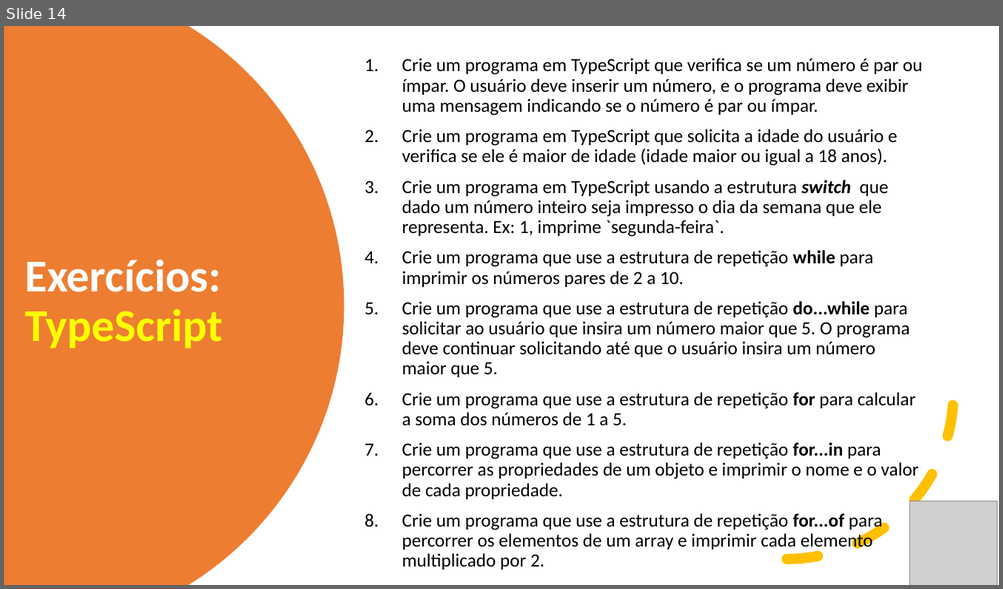
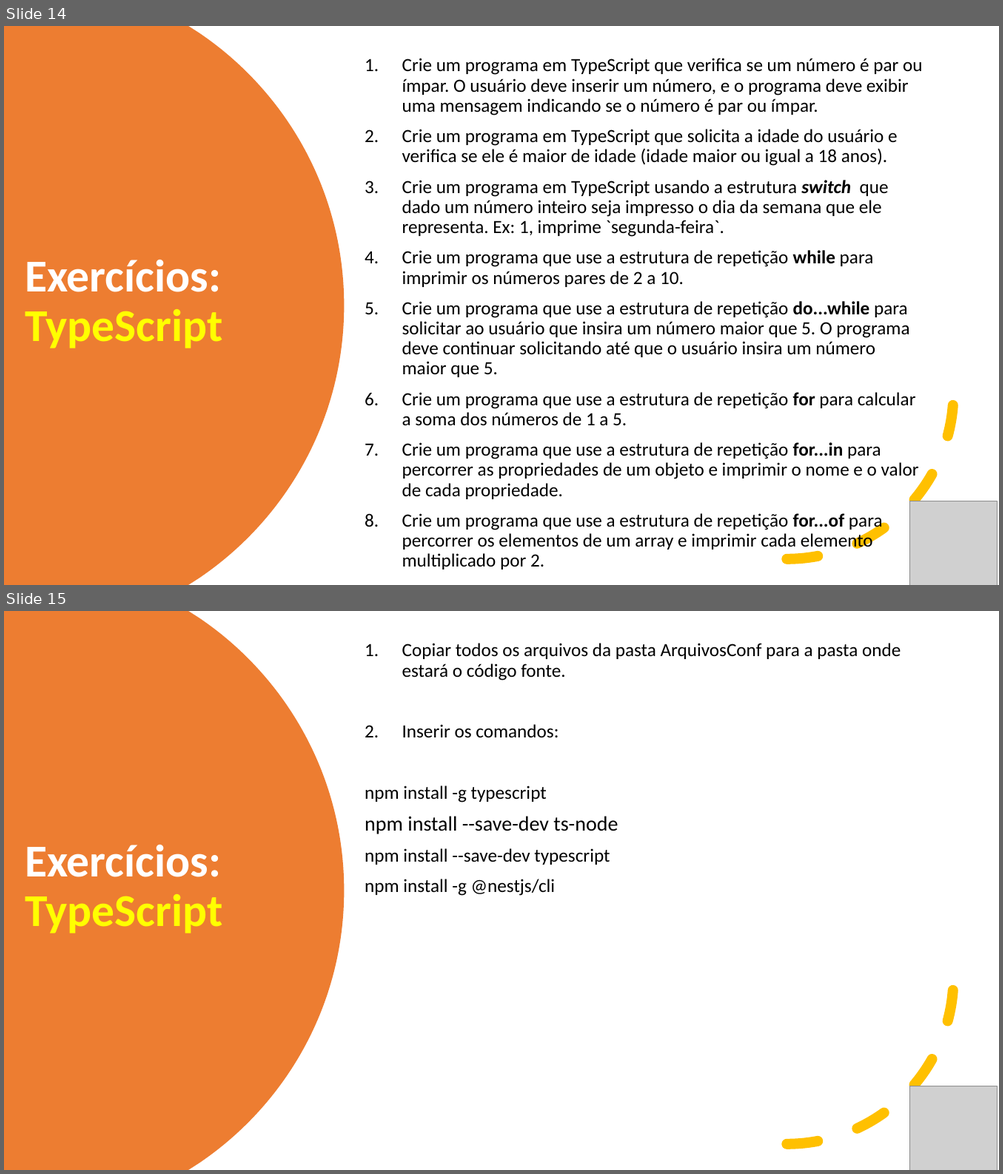
Before and after one commit to aclaytonbr/cursos, a slide deck: POO/aulas/aula3/Aula_3.pptx. Shown one above the other, each under a label of ours: slide 14 before the commit, slides 14 and 15 after it. The pictures are 1003x589 and 1003x1174 pixels, drawn with LibreOffice and Linux fonts; fonts in the diff are those of the drawing; grey boxes stand for pictures. Boxes give left, top, right and bottom in pixels: in the first picture for what was removed or moved away, otherwise in the second. Text is boxed around its words. In the diff, an @@ line names an element or a change of style, - is before the commit and + after.

```diff
--- a/POO/aulas/aula3/Aula_3.pptx
+++ b/POO/aulas/aula3/Aula_3.pptx
@@ slide 15 added at [4, 611, 999, 1170], background #FFFFFF @@
@@ freeform shape added at [4, 611, 344, 1170], fill #ED7D31 @@
@@ text added at [364, 643, 900, 896], 18 pt, text #000000 @@
+1. Copiar todos os arquivos da pasta ArquivosConf para a pasta onde estará o código fonte.
+2. Inserir os comandos:
+npm install -g typescript
+npm install --save-dev ts-node
+npm install --save-dev typescript
+npm install -g @nestjs/cli
@@ arc (boxed as its full ellipse) added at [620, 812, 954, 1145], outline #FFC000 10 pt dashed @@
@@ title added at [25, 845, 223, 934], 44 pt, text #FFFFFF, bold @@
+Exercícios:
+TypeScript
@@ picture added at [910, 1086, 997, 1170] @@
```
Also in this commit, not shown: 20 other files.
